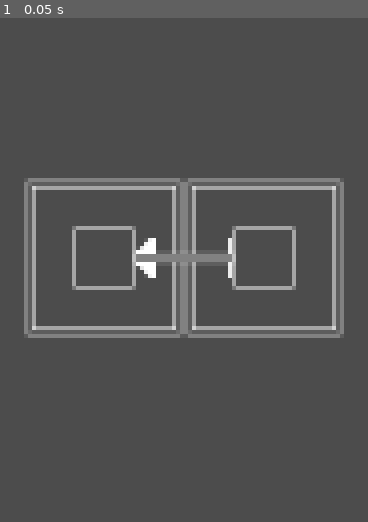
Above: before the commit, frame 1.
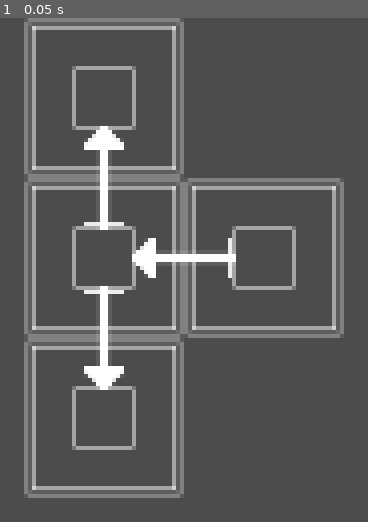
Above: after the commit, the same moment.

Repository: IAmNotIsaac/Circuitry-Game
Game: Godot game, scene res://scenes/2d/CircuitBoard.tscn
Two runs of this game, one before a commit and one after it. Both use one fixed random seed, a clock stepped at 60 frames per second and the inputs below. The project has no main scene, so this scene is started directly.
Inputs:
- Up to frame 1 (0.05 s): no input

The runs differ from the first frame. In frame 1, 8.0% of the frame differs, in the area x 6-65%, y 0-96%.

Commit message:
moved most logic to signals and also components can determine logic flow

Diff:
--- a/game/src/circuit_board.gd
+++ b/game/src/circuit_board.gd
@@ -11,7 +11,10 @@
 # warning-ignore:return_value_discarded
 	var data1 = ComponentData.new()
 	var sides1 = ComponentSides.new(
-		ComponentSides.Types.INPUT
+		ComponentSides.Types.INPUT,
+		ComponentSides.Types.NONE,
+		ComponentSides.Types.OUTPUT,
+		ComponentSides.Types.OUTPUT
 	); data1.set_sides(sides1)
 
 	var data2 = ComponentData.new()
@@ -19,10 +22,22 @@
 		ComponentSides.Types.OUTPUT
 	); data2.set_sides(sides2)
 
+	var data3 = ComponentData.new()
+	var sides3 = ComponentSides.new(
+		ComponentSides.Types.INPUT
+	); data3.set_sides(sides3)
+
+	var data4 = ComponentData.new()
+	var sides4 = ComponentSides.new(
+		ComponentSides.Types.INPUT
+	); data4.set_sides(sides4)
+
 	var comp1 = add_component(data1, Vector2(1, 1)); comp1.shift(1)
 	var comp2 = add_component(data2, Vector2(2, 1)); comp2.shift(-1)
+	var comp3 = add_component(data3, Vector2(1, 0)); comp3.shift(2)
+	var comp4 = add_component(data4, Vector2(1, 2)); comp4.shift(0)
 
-	spark(comp2)
+	spark_component(comp2)
 
 
 func _input(event : InputEvent) -> void:
@@ -98,30 +113,43 @@
 	return false
 
 
-func spark(component : Component) -> void:
-	for side_and_type in component.get_data().get_relative_sides().get_sides_and_types():
-		var side : int = side_and_type.get_idx(0)
-		var type : int = side_and_type.get_idx(1)
+func spark(component : Component, direction : int) -> void:
+	var signal_ : CircuitSignal = Global.instances.SIGNAL.instance()
 
-		if type == ComponentSides.Types.OUTPUT:
-			var offset = Vector2.ZERO
+	add_child(signal_)
 
-			match side:
-				ComponentSides.Directions.TOP: offset = Vector2.UP
-				ComponentSides.Directions.BOTTOM: offset = Vector2.DOWN
-				ComponentSides.Directions.LEFT: offset = Vector2.LEFT
-				ComponentSides.Directions.RIGHT: offset = Vector2.RIGHT
+	signal_.logic(self, component, direction)
 
-			var adjacent_component := get_component(component.get_data().get_grid_position() + offset)
 
-			if adjacent_component and adjacent_component.get_relative_sides().get_side_type(ComponentSides.flip_direction(side)) == ComponentSides.Types.INPUT:
-				var signal_ = Global.instances.SIGNAL.instance()
-				add_child(signal_)
+func spark_component(component : Component) -> void:
+	for direction in component.get_data().get_output_directions():
+		spark(component, direction)
 
-				signal_.set_position(globalize_position(component.get_data().get_grid_position() + offset / 2.0))
 
-				if side in [ComponentSides.Directions.LEFT, ComponentSides.Directions.RIGHT]:
-					signal_.set_rotation_degrees(90)
-
-					spark(adjacent_component.get_piece())
-					signal_.queue_free()
+#func spark(component : Component) -> void:
+#	for side_and_type in component.get_data().get_relative_sides().get_sides_and_types():
+#		var side : int = side_and_type.get_idx(0)
+#		var type : int = side_and_type.get_idx(1)
+#
+#		if type == ComponentSides.Types.OUTPUT:
+#			var offset = Vector2.ZERO
+#
+#			match side:
+#				ComponentSides.Directions.TOP: offset = Vector2.UP
+#				ComponentSides.Directions.BOTTOM: offset = Vector2.DOWN
+#				ComponentSides.Directions.LEFT: offset = Vector2.LEFT
+#				ComponentSides.Directions.RIGHT: offset = Vector2.RIGHT
+#
+#			var adjacent_component := get_component(component.get_data().get_grid_position() + offset)
+#
+#			if adjacent_component and adjacent_component.get_relative_sides().get_side_type(ComponentSides.flip_direction(side)) == ComponentSides.Types.INPUT:
+#				var signal_ = Global.instances.SIGNAL.instance()
+#				add_child(signal_)
+#
+#				signal_.set_position(globalize_position(component.get_data().get_grid_position() + offset / 2.0))
+#
+#				if side in [ComponentSides.Directions.LEFT, ComponentSides.Directions.RIGHT]:
+#					signal_.set_rotation_degrees(90)
+#
+#					spark(adjacent_component.get_piece())
+#					signal_.queue_free()
--- a/game/src/circuit_signal.gd
+++ b/game/src/circuit_signal.gd
@@ -2,5 +2,26 @@
 extends Node2D
 
 
-func _ready():
-	pass
+func logic(board, component : Component, direction : int) -> void:
+	if component.get_data().get_relative_sides().get_side_type(direction) == ComponentSides.Types.OUTPUT:
+		var offset := Vector2.ZERO
+
+		match direction:
+			ComponentSides.Directions.TOP: offset = Vector2.UP
+			ComponentSides.Directions.BOTTOM: offset = Vector2.DOWN
+			ComponentSides.Directions.LEFT:
+				offset = Vector2.LEFT
+				rotation_degrees = 90
+			ComponentSides.Directions.RIGHT:
+				offset = Vector2.RIGHT
+				rotation_degrees = 90
+
+		position = board.globalize_position(component.get_data().get_grid_position() + offset / 2.0)
+
+		var adjacent_component : ComponentData = board.get_component(component.get_data().get_grid_position() + offset)
+
+		if adjacent_component and adjacent_component.get_relative_sides().get_side_type(ComponentSides.flip_direction(direction)) == ComponentSides.Types.INPUT:
+			var new_dirs := adjacent_component.sparked()
+
+			for new_direction in new_dirs:
+				board.spark(adjacent_component.get_piece(), new_direction)
--- a/game/src/component_data.gd
+++ b/game/src/component_data.gd
@@ -54,5 +54,19 @@
 	return _grid_position
 
 
+func get_output_directions() -> PoolIntArray:
+	var result : PoolIntArray = []
+
+	for side_and_type in relative_sides.get_sides_and_types():
+		if side_and_type.get_idx(1) == ComponentSides.Types.OUTPUT:
+			result.append(side_and_type.get_idx(0))
+
+	return result
+
+
+func sparked() -> PoolIntArray:
+	return get_output_directions()
+
+
 func get_class() -> String:
 	return "ComponentData"
